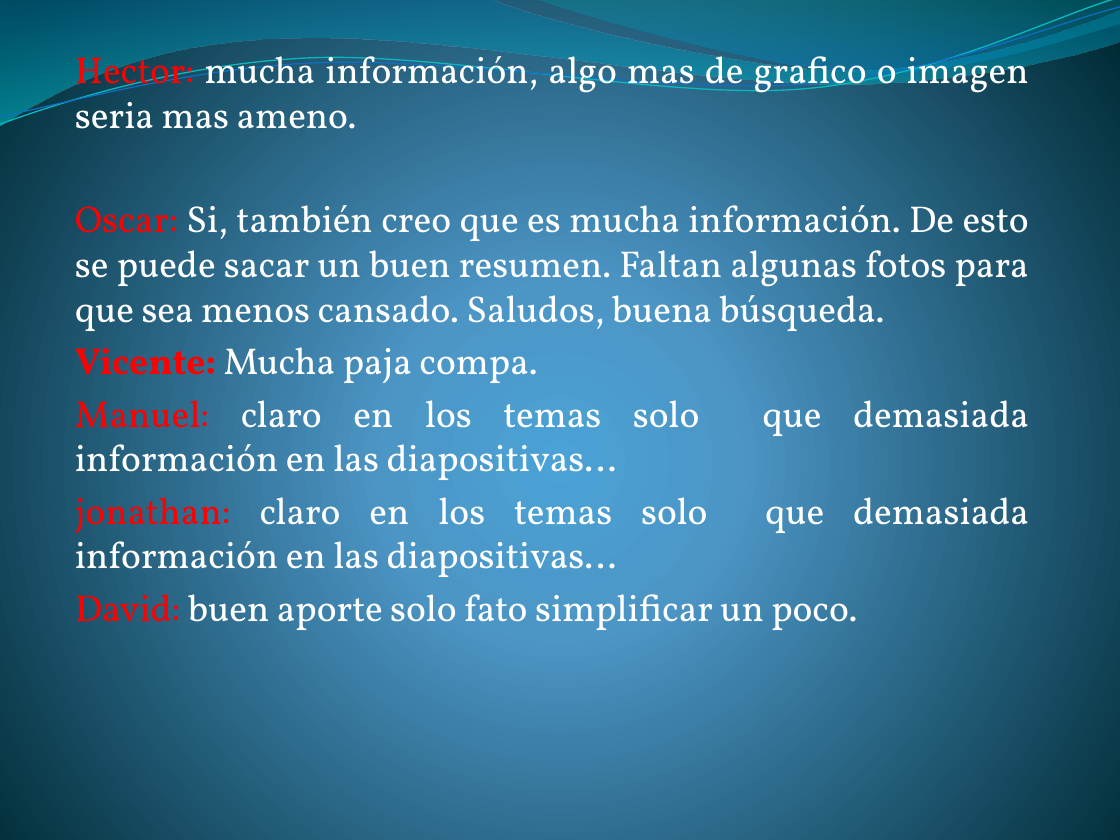
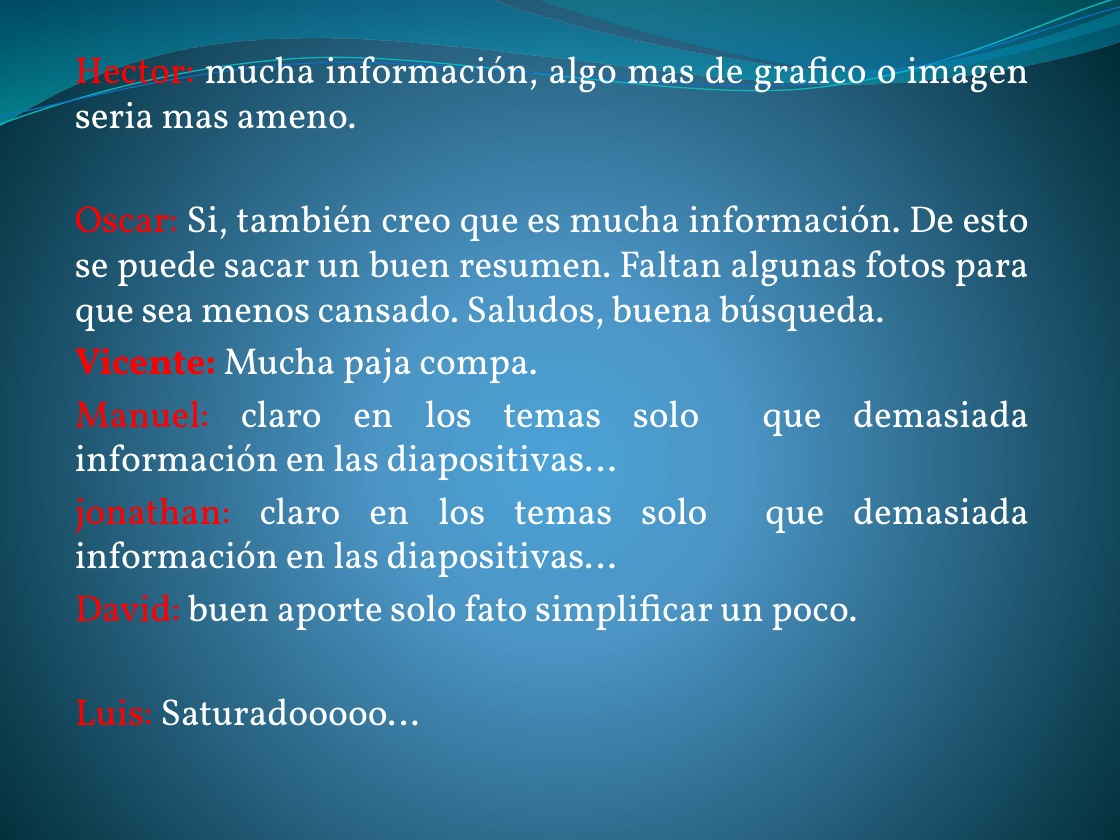
Before and after one commit to lc850/auditoria, a slide deck: slide 22 of Metodología para el desarrollo e implantación en la.pptx. Drawn at 1120x840 pixels with LibreOffice and Linux fonts; fonts in the diff are those of the drawing. Boxes give left, top, right and bottom in pixels: in the first picture for what was removed or moved away, otherwise in the second. Text is boxed around its words. In the diff, an @@ line names an element or a change of style, - is before the commit and + after.

Commit message:
Luis

```diff
--- a/Metodología para el desarrollo e implantación en la.pptx
+++ b/Metodología para el desarrollo e implantación en la.pptx
@@ subtitle at [75, 698, 419, 726]: paragraph added @@
+Luis: Saturadooooo…
```
